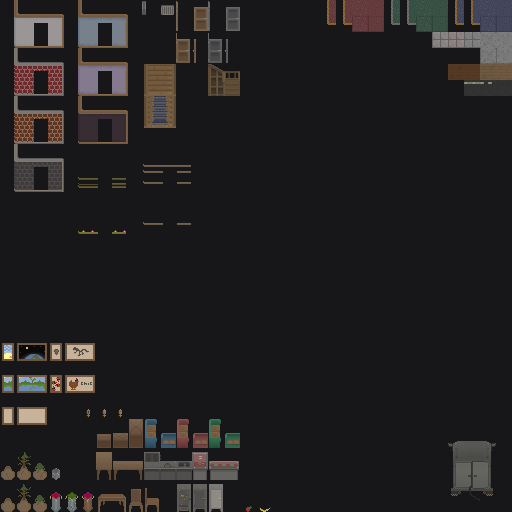
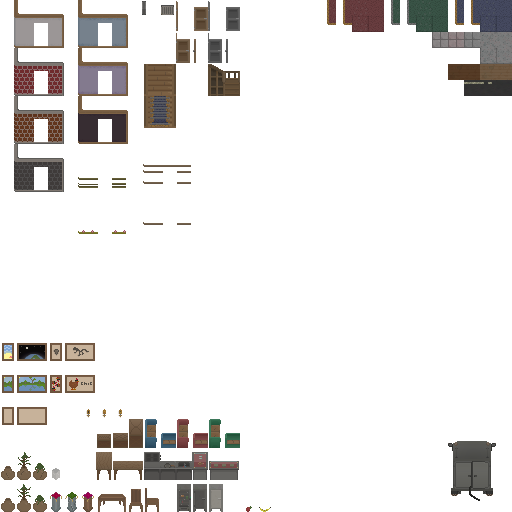
The second 512x512 image is a revision of the first. Changes to its layers:
hid "Layer 0" over (x1=0, y1=0, x2=512, y2=512)
